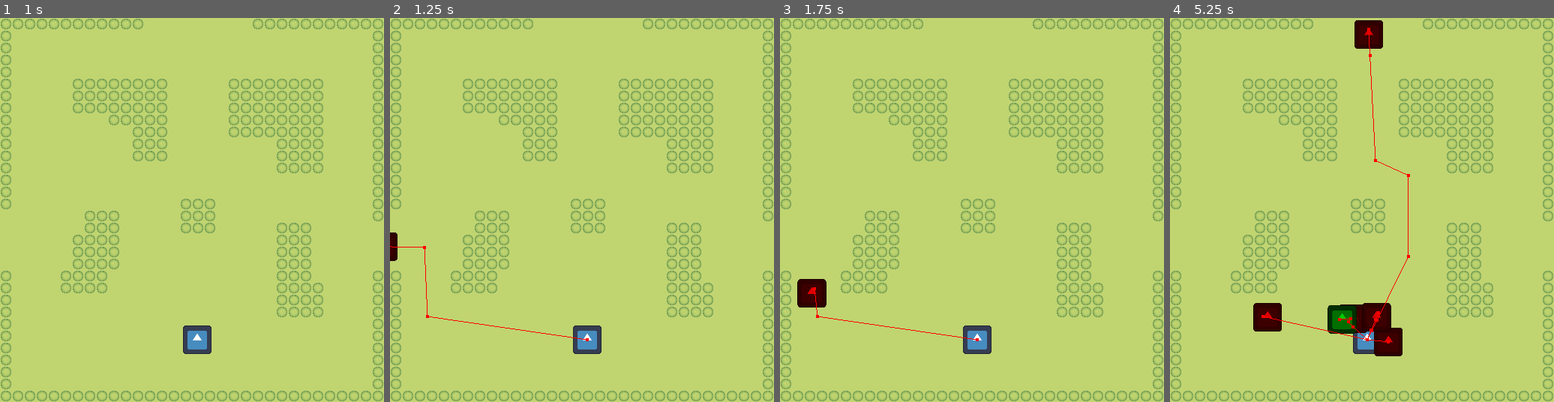
Above: before the commit, frames 1-4 (left to right).
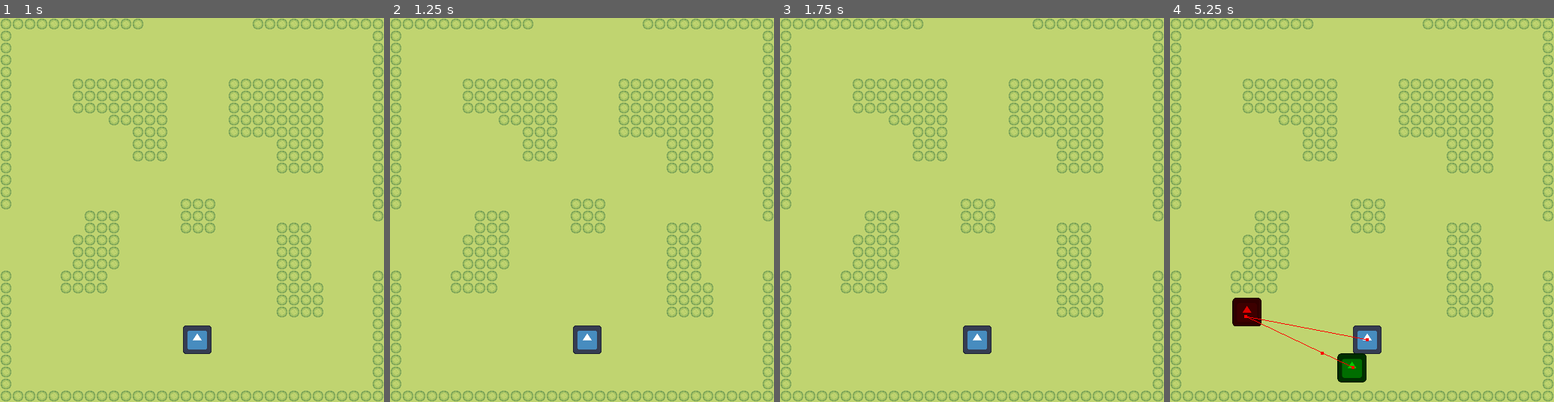
Above: after the commit, the same moments.

Repository: RasheedC131/MorseCodeDefense
Game: Godot game, scene res://game.tscn
The game is run twice, just before and just after one commit, with the same random seed, the same clock (stepped at 60 frames per second) and the same inputs. The engine's default icon, where the game draws it, is replaced by a stand-in: a white triangle on a blue panel in a dark square.
Inputs:
- Up to frame 1 (1 s): tap Enter at 0.5 s
- Up to frame 2 (1.25 s): no input
- Up to frame 3 (1.75 s): no input
- Up to frame 4 (5.25 s): no input

Frame 1 is identical in both runs. In frame 2, 0.3% of the frame differs, in the area x 0-52%, y 55-85%; in frame 3, 0.7%; in frame 4, 4.0%, in the area x 16-63%, y 0-95%.

Commit message:
Ally targeting by letter
Allys will target enemies spawned with letter "A", there is currently no priority so they all chase the first spawned

Diff:
--- a/morse-code-defense/Agents/Ally/ally.gd
+++ b/morse-code-defense/Agents/Ally/ally.gd
@@ -1,13 +1,26 @@
 extends CharacterBody2D
 
-const SPEED : int = 200
+const SPEED : int = 100
 @onready var nav_agent := $PathFinder as Pathfinder
+var target_letter : String
 
 func _ready() -> void:
-	var enemy = get_tree().get_first_node_in_group("enemy")
+	#Get all enimes in scene
+	var enimes : Array[Enemy] = []
+	enimes.assign(get_tree().get_nodes_in_group("enemy"))
 
-	if is_instance_valid(enemy):
-		nav_agent.target = enemy
+	#Find Enemy with matching letter
+	if not enimes.is_empty():
+		for i in enimes:
+			if i.letter == target_letter:
+				print("Match Found")
+				nav_agent.target = i
+				break
+
+	if not is_instance_valid(nav_agent.target):
+		print("bye bye")
+		await get_tree().create_timer(1).timeout
+		queue_free()
 
 func _physics_process(delta: float) -> void:
 	if is_instance_valid(nav_agent):
--- a/morse-code-defense/Agents/Enemy/Spawner/enemy_spawner.gd
+++ b/morse-code-defense/Agents/Enemy/Spawner/enemy_spawner.gd
@@ -3,16 +3,30 @@
 @onready var current_scene = get_tree().current_scene
 var enemy_scene = preload("res://Agents/Enemy/enemy.tscn")
 var spawnpoints := []
+#var alphabet := [
+	#"A", "B", "C", "D",
+	#"E", "F", "G", "H",
+	#"I", "J","K", "L",
+	#"M", "N", "O", "P",
+	#"Q", "R", "S", "T",
+	#"U", "V", "W", "X",
+	#"Y", "Z"
+#]
+var alphabet := [
+	"A", "B"
+]
 
+#Fill Spawnpoints array
 func _ready() -> void:
 	for i in get_children():
 		if i is Marker2D:
 			spawnpoints.append(i)
 
-
-
+#Spawn Enemy
 func _on_timer_timeout() -> void:
 	var curr_spawnpoint = spawnpoints[randi() % spawnpoints.size()]
 	var enemy = enemy_scene.instantiate()
 	enemy.position = curr_spawnpoint.global_position
+	enemy.letter = alphabet[randi() % alphabet.size()]
+	print(enemy.letter)
 	current_scene.add_child(enemy)
--- a/morse-code-defense/Agents/Enemy/Spawner/enemy_spawner.tscn
+++ b/morse-code-defense/Agents/Enemy/Spawner/enemy_spawner.tscn
@@ -16,6 +16,7 @@
 position = Vector2(1026.667, 0)
 
 [node name="Timer" type="Timer" parent="." unique_id=2076311613]
+wait_time = 3.0
 autostart = true
 
 [connection signal="timeout" from="Timer" to="." method="_on_timer_timeout"]
--- a/morse-code-defense/Agents/Enemy/enemy.gd
+++ b/morse-code-defense/Agents/Enemy/enemy.gd
@@ -1,7 +1,10 @@
 extends CharacterBody2D
+class_name Enemy
 
-const SPEED : int = 200
+const SPEED : int = 100
 @onready var nav_agent := $PathFinder as Pathfinder
+var letter : String
+var is_targeted : bool
 
 func _ready() -> void:
 	var player = get_tree().get_first_node_in_group("player")
--- a/morse-code-defense/Agents/Path Finder/path_finder.gd
+++ b/morse-code-defense/Agents/Path Finder/path_finder.gd
@@ -16,8 +16,6 @@
 func make_path() -> void:
 	if is_instance_valid(target):
 		target_position = target.global_position
-	else:
-		print(agent.name, " CANNOT FIND TARGET NODE!")
 
 func _on_timer_timeout() -> void:
 	make_path()
--- a/morse-code-defense/Agents/TestLevel/player.gd
+++ b/morse-code-defense/Agents/TestLevel/player.gd
@@ -4,8 +4,9 @@
 @onready var ally_spawnpoint := $"Ally Spawner" as Marker2D
 var ally_scene = preload("res://Agents/Ally/ally.tscn")
 
-
+#Spawn Ally
 func _on_timer_timeout() -> void:
 	var ally = ally_scene.instantiate()
 	ally.position = ally_spawnpoint.global_position
+	ally.target_letter = "A"
 	current_scene.add_child(ally)
--- a/morse-code-defense/Agents/TestLevel/player.tscn
+++ b/morse-code-defense/Agents/TestLevel/player.tscn
@@ -23,7 +23,7 @@
 position = Vector2(0, 163.33331)
 
 [node name="Timer" type="Timer" parent="." unique_id=735189611]
-wait_time = 3.0
+wait_time = 5.0
 autostart = true
 
 [connection signal="timeout" from="Timer" to="." method="_on_timer_timeout"]
